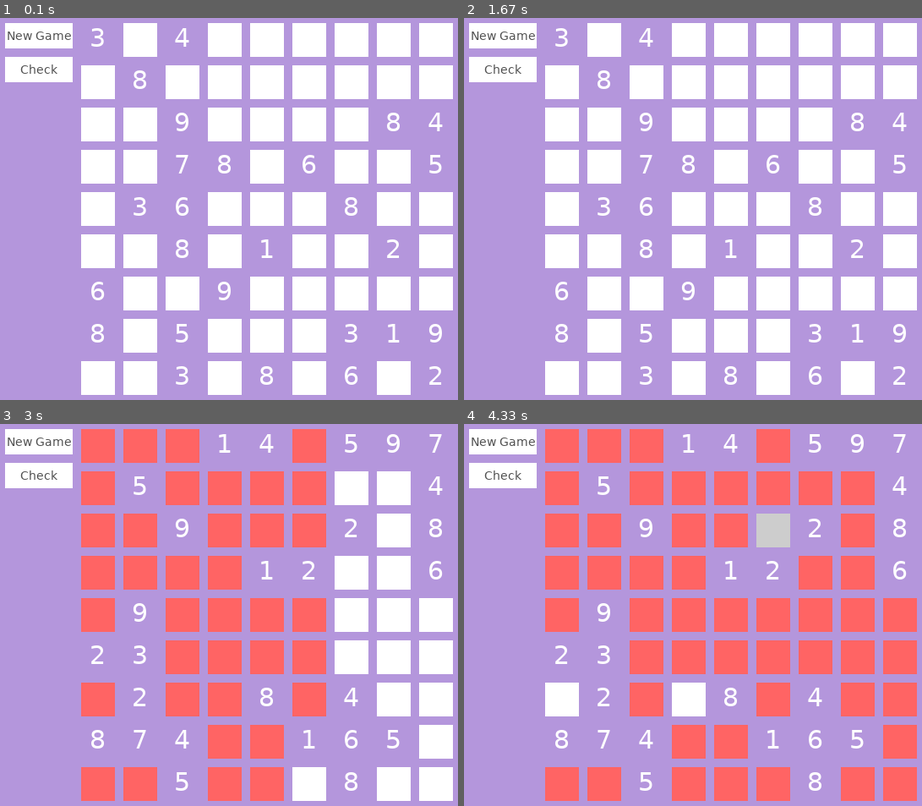
Above: before the commit, frames 1-4 (two rows, left to right).
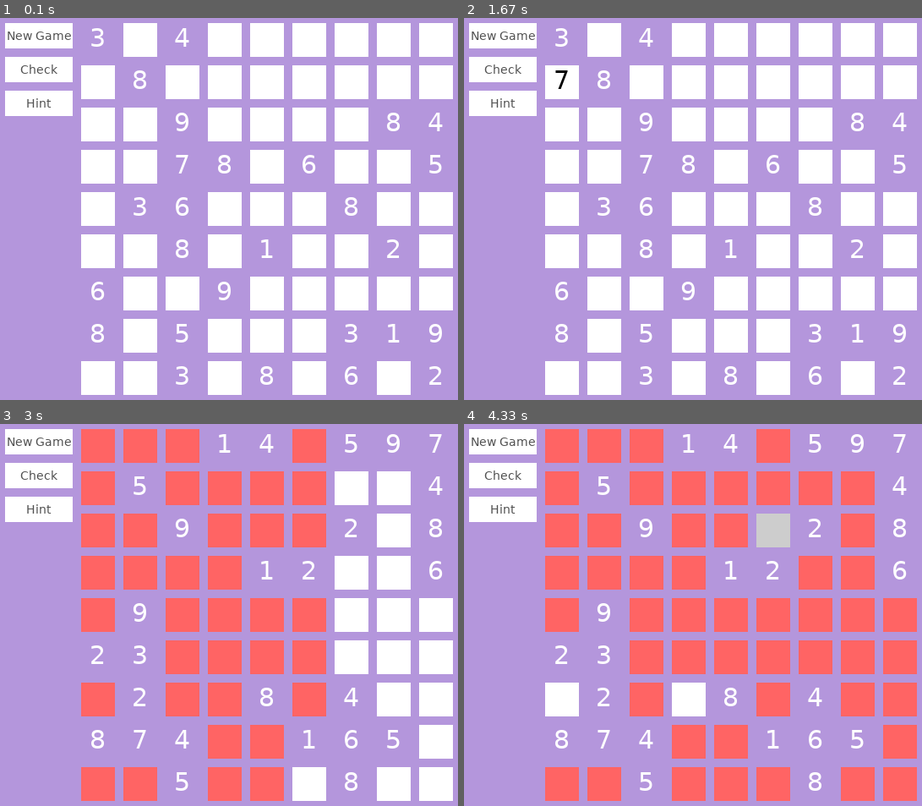
Above: after the commit, the same moments.

Repository: kinern/sudoku-pygame
Game: pygame game, started from main.py
Two runs of this game, one before a commit and one after it. Both use one fixed random seed, a clock stepped at 60 frames per second and the inputs below.
Inputs (mouse positions are in pixels of both pictures, inside the frame that each line leads up to):
- Up to frame 1 (0.1 s): no input
- Up to frame 2 (1.67 s): press the mouse at (775, 338) at 0.37 s; move the mouse to (670, 247) at 0.47 s; release the mouse at (564, 155) at 0.6 s; tap Enter at 0.67 s; click (500, 102) at 1.37 s
- Up to frame 3 (3 s): press the mouse at (36, 443) at 1.77 s; move the mouse to (91, 599) at 1.87 s; move the mouse to (146, 756) at 1.97 s; release the mouse at (146, 756) at 2 s; click (36, 473) at 2.88 s
- Up to frame 4 (4.33 s): press the mouse at (693, 702) at 3.43 s; move the mouse to (784, 737) at 3.53 s; move the mouse to (880, 767) at 3.63 s; release the mouse at (880, 767) at 3.67 s; press the mouse at (564, 702) at 3.77 s; move the mouse to (638, 588) at 3.87 s; move the mouse to (706, 473) at 3.97 s; release the mouse at (706, 473) at 4 s; press the mouse at (775, 534) at 4.1 s; move the mouse to (821, 523) at 4.2 s; move the mouse to (867, 511) at 4.3 s

The runs differ from the first frame. In frame 1, 1.0% of the frame differs, in the area x 1-16%, y 19-26%; in frame 2, 1.0%, in the area x 1-23%, y 13-26%; in frame 3, 1.0%; in frame 4, 1.0%.

Commit message:
Adding hint button, updating text input handler.

Diff:
--- a/main.py
+++ b/main.py
@@ -168,8 +168,8 @@
                     if event.key == pygame.K_BACKSPACE:
                         self.value = self.value[:-1]
                     else:
-                        if ((len(self.value) < 1) and str(event.unicode).isnumeric() and str(event.unicode) != "0" ):
-                            self.value += event.unicode
+                        if (str(event.unicode).isnumeric() and str(event.unicode) != "0" ):
+                            self.value = event.unicode
                     self.update()
 
         def highlightRed(self):
@@ -299,6 +299,7 @@
         matrix.generateMatrix()
         renderNewMatrix()
         newGameButton.show()
+        hintButton.show()
         checkButton.show()
         pygame.display.flip()
 
@@ -308,10 +309,28 @@
         renderMatrix()
         newGameButton.show()
         checkButton.show()
+        hintButton.show()
         for m in alertBoxCollection:
             if m.active:
                 m.show()
         pygame.display.flip()
+
+    def getHint():
+        i = 0
+        found = False
+        while (i < len(inputBoxCollection)):
+            curInput = inputBoxCollection[i]
+            solutionValue = str(matrix.solutionMatrix[curInput.matrixIndex[0]][curInput.matrixIndex[1]])
+            if (str(curInput.value) != solutionValue):
+                found = True
+                inputBoxCollection[i].value = solutionValue
+                inputBoxCollection[i].update()
+                i = len(inputBoxCollection)
+            i = i + 1
+        if (not found):
+            print("No fixable values found")
+        renderScreen()
+
 
     newGameButton = Button(
     "New Game",
@@ -331,6 +350,15 @@
     bg=(255,255,255),
     onClick=checkAnswers)
 
+    hintButton = Button(
+    "Hint",
+    pos=(10, 90),
+    size=(80, 30),
+    font=14,
+    fontColor=(80,80,80),
+    bg=(255,255,255),
+    onClick=getHint)
+
     #Initial Render
     newGame()
 
@@ -348,6 +376,7 @@
                     for m in alertBoxCollection:
                         m.click(event)
                     newGameButton.click(event)
+                    hintButton.click(event)
                     checkButton.click(event)
                     renderScreen()
 
